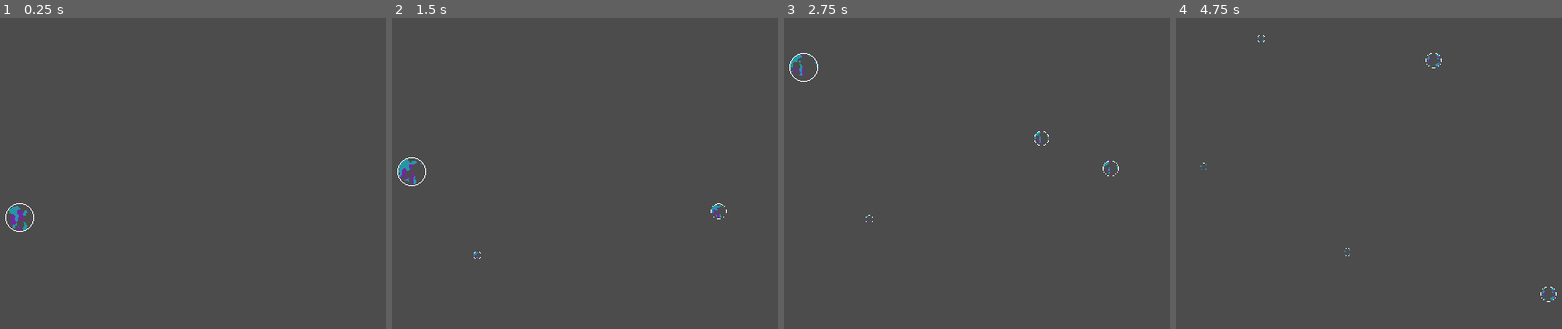
Above: before the commit, frames 1-4 (left to right).
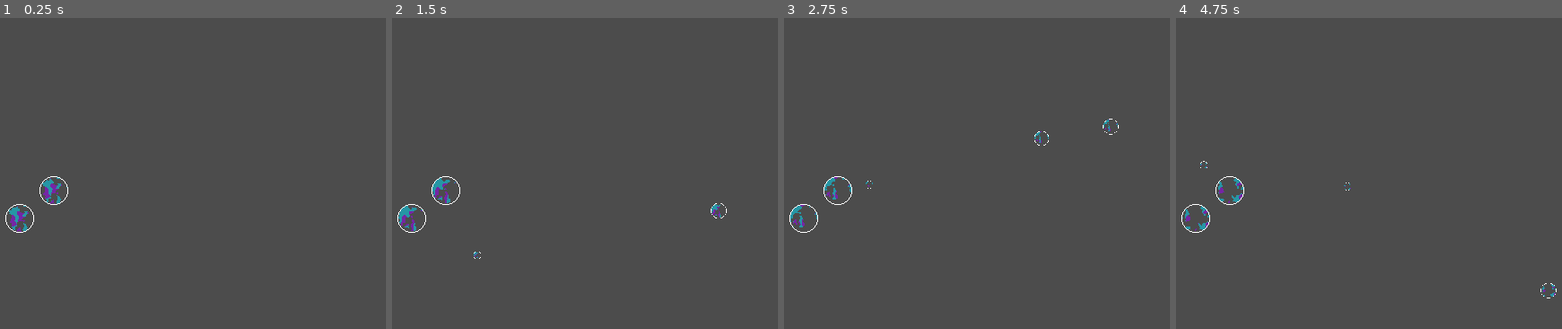
Above: after the commit, the same moments.

Repository: RudyMis/Bubbles
Game: Godot game, scene res://scenes/levels/Level.tscn
Two runs of this game, one before a commit and one after it. Both use one fixed random seed, a clock stepped at 60 frames per second and the inputs below. The project has no main scene, so this scene is started directly.
Inputs (mouse positions are in pixels of both pictures, inside the frame that each line leads up to):
- Up to frame 1 (0.25 s): no input
- Up to frame 2 (1.5 s): move the mouse to (720, 210) at 0.52 s; press the mouse at (720, 210) at 0.53 s; move the mouse to (476, 254) at 1.27 s; release the mouse at (476, 254) at 1.28 s; click (476, 254) at 1.35 s
- Up to frame 3 (2.75 s): move the mouse to (1042, 139) at 2.02 s; press the mouse at (1042, 139) at 2.03 s
- Up to frame 4 (4.75 s): move the mouse to (1345, 319) at 2.77 s; release the mouse at (1345, 319) at 2.78 s; click (1345, 319) at 2.85 s; move the mouse to (1550, 297) at 3.52 s; press the mouse at (1550, 297) at 3.53 s; move the mouse to (1203, 170) at 4.27 s; release the mouse at (1203, 170) at 4.28 s; click (1203, 170) at 4.35 s

The runs differ from the first frame. In frame 1, 0.4% of the frame differs, in the area x 1-18%, y 50-70%; in frame 2, 0.8%, in the area x 1-87%, y 44-70%; in frame 3, 0.6%; in frame 4, 0.6%.

Commit message:
Można budować mosty z baniek

Diff:
--- a/project.godot
+++ b/project.godot
@@ -8,8 +8,14 @@
 
 config_version=4
 
-_global_script_classes=[  ]
+_global_script_classes=[ {
+"base": "RigidBody2D",
+"class": "Bubble",
+"language": "GDScript",
+"path": "res://scenes/bubbles/bubble.gd"
+} ]
 _global_script_class_icons={
+"Bubble": ""
 }
 
 [application]
--- a/scenes/bubbles/Bubble.tscn
+++ b/scenes/bubbles/Bubble.tscn
@@ -14,7 +14,7 @@
 
 [node name="Bubble" type="RigidBody2D"]
 physics_material_override = SubResource( 1 )
-gravity_scale = -0.5
+gravity_scale = -1.0
 script = ExtResource( 1 )
 
 [node name="CollisionShape2D" type="CollisionShape2D" parent="."]
--- /dev/null
+++ b/scenes/bubbles/StaticBubble.tscn
@@ -0,0 +1,13 @@
+[gd_scene load_steps=3 format=2]
+
+[ext_resource path="res://scenes/bubbles/Bubble.tscn" type="PackedScene" id=1]
+
+[sub_resource type="CircleShape2D" id=1]
+resource_local_to_scene = true
+radius = 15.6432
+
+[node name="Bubble" instance=ExtResource( 1 )]
+physics_material_override = null
+
+[node name="CollisionShape2D" parent="." index="0"]
+shape = SubResource( 1 )
--- a/scenes/bubbles/bubble.gd
+++ b/scenes/bubbles/bubble.gd
@@ -1,4 +1,8 @@
 extends RigidBody2D
+
+class_name Bubble
+func get_class(): return "Bubble"
+func is_class(name): return name == "Bubble" || .is_class(name)
 
 func rescale(s : Vector2):
 	for child in get_children():
--- a/scenes/levels/Level.tscn
+++ b/scenes/levels/Level.tscn
@@ -8,8 +8,15 @@
 
 [node name="CreateBubbles" type="Node" parent="."]
 script = ExtResource( 1 )
+ps_bubble_scanner = ExtResource( 3 )
 ps_bubble = ExtResource( 4 )
-ps_bubble_scanner = ExtResource( 3 )
 
 [node name="Bubble" parent="." instance=ExtResource( 4 )]
 position = Vector2( 119.443, 223.105 )
+mode = 1
+gravity_scale = 0.0
+
+[node name="Bubble2" parent="." instance=ExtResource( 4 )]
+position = Vector2( 156.747, 192.151 )
+mode = 1
+gravity_scale = 0.0
--- a/scenes/levels/create_bubbles.gd
+++ b/scenes/levels/create_bubbles.gd
@@ -1,15 +1,18 @@
 extends Node
 
+export (PackedScene) var ps_bubble_scanner
+export (PackedScene) var ps_bubble
+export (float) var joint_max_length := 1.2
 
-
-export (PackedScene) var ps_bubble
-export (PackedScene) var ps_bubble_scanner
 var tween = null
 var new_bubble_scanner = null
+
+var bubbles_to_connect := Array()
 
 func create_bubble_scanner():
 	new_bubble_scanner = ps_bubble_scanner.instance()
 	new_bubble_scanner.connect("body_entered", self, "_on_bubble_collision")
+	new_bubble_scanner.connect("body_exited", self, "_on_bubble_exited")
 	get_parent().add_child(new_bubble_scanner)
 	new_bubble_scanner.set_position(get_viewport().get_mouse_position())
 
@@ -28,18 +31,34 @@
 	tween.start()
 
 func release_bubble():
+	yield(get_tree(), "idle_frame") # Czekamy na kolizje
+
 	var new_bubble = ps_bubble.instance()
 	get_parent().add_child(new_bubble)
+
 	new_bubble.position = new_bubble_scanner.position
 	new_bubble.rescale(new_bubble_scanner.scale)
+	connect_to_bubbles(new_bubble)
 
 	tween.stop_all()
 	tween.queue_free()
 	tween = null
 
-	new_bubble_scanner.set_visible(false)
-#	new_bubble_scanner.queue_free()
-	# TODO podłączanie sie do innych
+	new_bubble_scanner.queue_free()
+	new_bubble_scanner = null
+
+# Łączy się z innymi bańkami w zasięgu
+func connect_to_bubbles(bubble : Bubble):
+	# Dzięki temu się mniej odbijają od siebie nawzajem w grupie
+	if !bubbles_to_connect.empty(): bubble.physics_material_override = null
+	for another_bubble in bubbles_to_connect:
+		var spring = PinJoint2D.new()
+		another_bubble.add_child(spring)
+#		spring.length = bubble.position.distance_to(another_bubble.position) * joint_max_length
+#		spring.rest_length = bubble.position.distance_to(another_bubble.position)
+		spring.node_a = spring.get_path_to(bubble)
+		spring.node_b = spring.get_path_to(another_bubble)
+	bubbles_to_connect.clear()
 
 func _input(event : InputEvent) -> void:
 	if event.is_action_pressed("Click"):
@@ -54,4 +73,9 @@
 	pass # Replace with function body.
 
 func _on_bubble_collision(body : Node):
-	pass
+	if body.is_class("Bubble"):
+		bubbles_to_connect.push_back(body)
+
+func _on_bubble_exited(body : Node):
+	if bubbles_to_connect.has(body):
+		bubbles_to_connect.erase(body)
